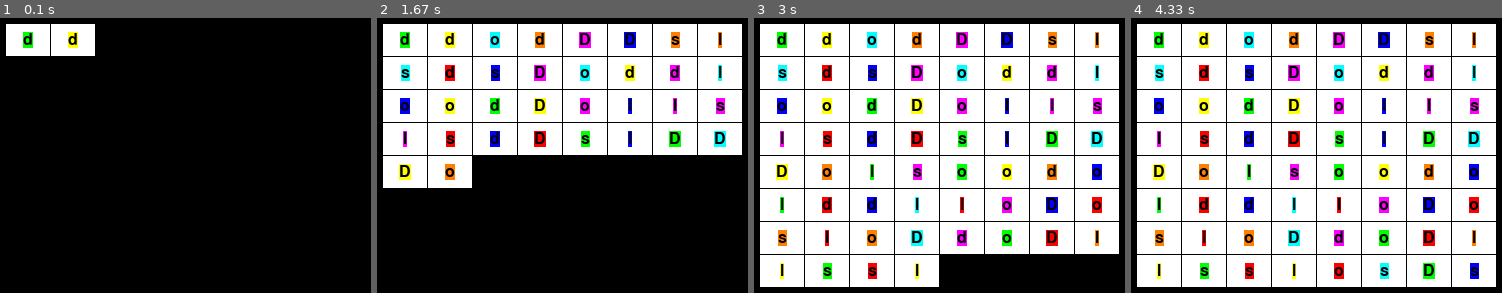
Above: before the commit, frames 1-4 (left to right).
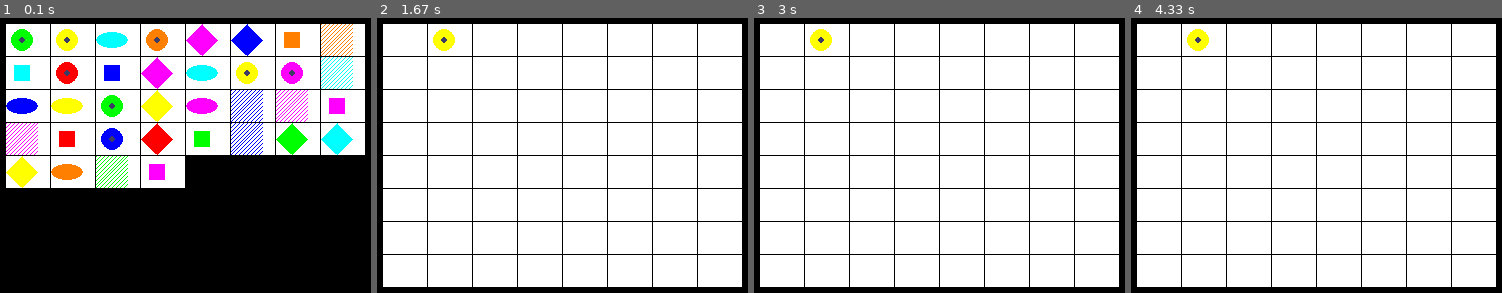
Above: after the commit, the same moments.

Repository: ferguslesley/HomeEd
Game: pygame game, started from Pygame/Memory Game.py
Two runs of this game, one before a commit and one after it. Both use one fixed random seed, a clock stepped at 60 frames per second and the inputs below. The source is Python 2; it was converted automatically to run under Python 3.
Inputs (mouse positions are in pixels of both pictures, inside the frame that each line leads up to):
- Up to frame 1 (0.1 s): no input
- Up to frame 2 (1.67 s): press the mouse at (610, 185) at 0.87 s; move the mouse to (532, 117) at 0.97 s; release the mouse at (458, 48) at 1.1 s
- Up to frame 3 (3 s): no input
- Up to frame 4 (4.33 s): no input

The runs differ from the first frame. In frame 1, 48% of the frame differs, in the area x 1-99%, y 2-62%; in frame 2, 46%; in frame 3, 14%; in frame 4, 9.1%.

Commit message:
Added Mouse detection, draws real shapes

Diff:
--- a/Pygame/Memory Game.py
+++ b/Pygame/Memory Game.py
@@ -55,12 +55,24 @@
     # ... and fill it!
     shape = content[0]
     colour = content[1]
+    '''
     cell_text = shape  #"{}".format(content)
     textSurfaceObj = fontObj.render(cell_text, True, BLACK, colour)
     textRectObj = textSurfaceObj.get_rect()
     textRectObj.center = rect.center
     DISPLAYSURF.blit(textSurfaceObj, textRectObj)
+    '''
+    drawIcon(shape, colour, rect)
 
+
+#################################################
+def drawcellempty(row, column, content):
+    # draw the cell
+    rect = cellrect(row, column)
+    pygame.draw.rect(DISPLAYSURF, WHITE, rect)
+    # ... and fill it!
+    shape = content[0]
+    colour = content[1]
 #################################################
 # cellrect - calculate the Rect for the cell
 
@@ -68,6 +80,46 @@
     x = MARGINX + (CELLW * column)
     y = MARGINY + (CELLH * row)
     return Rect(x , y, CELLW - 1, CELLH - 1)
+
+#################################################
+# find_cell(x, y) - work out which grid cell the x and y is in
+
+def find_cell(x, y):
+    column = (x - MARGINX) / CELLW
+    row = (y - MARGINY) / CELLH
+    return row, column
+
+#################################################
+def drawIcon(shape, color, rect):
+    #quarter = int(BOXSIZE * 0.25) # syntactic sugar
+    #half =    int(BOXSIZE * 0.5)  # syntactic sugar
+    quarterx = rect.width * 0.25
+    quartery = rect.height * 0.25
+    halfx = rect.width * 0.5
+    halfy = rect.height * 0.5
+    half = int(min(halfx, halfy))
+    quarter = int(min(quarterx, quartery))
+
+    #left, top = leftTopCoordsOfBox(boxx, boxy) # get pixel coords from board coords
+    left = rect.left
+    top = rect.top
+
+    BOXSIZE = min(rect.width, rect.height)
+
+    # Draw the shapes
+    if shape == DONUT:
+        pygame.draw.circle(DISPLAYSURF, color, (left + half, top + half), half - 5)
+        pygame.draw.circle(DISPLAYSURF, BGCOLOR, (left + half, top + half), quarter - 5)
+    elif shape == SQUARE:
+        pygame.draw.rect(DISPLAYSURF, color, (left + quarter, top + quarter, BOXSIZE - half, BOXSIZE - half))
+    elif shape == DIAMOND:
+        pygame.draw.polygon(DISPLAYSURF, color, ((left + half, top), (left + BOXSIZE - 1, top + half), (left + half, top + BOXSIZE - 1), (left, top + half)))
+    elif shape == LINES:
+        for i in range(0, BOXSIZE, 4):
+            pygame.draw.line(DISPLAYSURF, color, (left, top + i), (left + i, top))
+            pygame.draw.line(DISPLAYSURF, color, (left + i, top + BOXSIZE - 1), (left + BOXSIZE - 1, top + i))
+    elif shape == OVAL:
+        pygame.draw.ellipse(DISPLAYSURF, color, (left, top + quarter, BOXSIZE, half))
 
 #################################################
 # build_grid - set up the grid data
@@ -106,7 +158,7 @@
 
 
 DISPLAYSURF = pygame.display.set_mode((SCREENW, SCREENH))
-pygame.display.set_caption('Drawing')
+pygame.display.set_caption('Memory Game')
 
 fontObj = pygame.font.Font('freesansbold.ttf', 16)
 
@@ -115,10 +167,13 @@
 for row in range(ROWS):
     for column in range(COLS):
         drawcell(row, column, grid[row][column])
-        # and pause
         pygame.display.update()
-        time.sleep(0.05)
-    #raw_input("next!")
+time.sleep(0.05)
+for row in range(ROWS):
+    for column in range(COLS):
+        drawcellempty(row,column, grid[row][column])
+        pygame.display.update()
+
 
 
 
@@ -128,4 +183,10 @@
         if event.type == QUIT:
             pygame.quit()
             sys.exit()
+        if event.type == MOUSEMOTION:
+            mousex, mousey = event.pos
+        if event.type == MOUSEBUTTONUP:
+            row, column = find_cell(mousex, mousey)
+            drawcell(row, column, grid[row][column])
+
     pygame.display.update()
